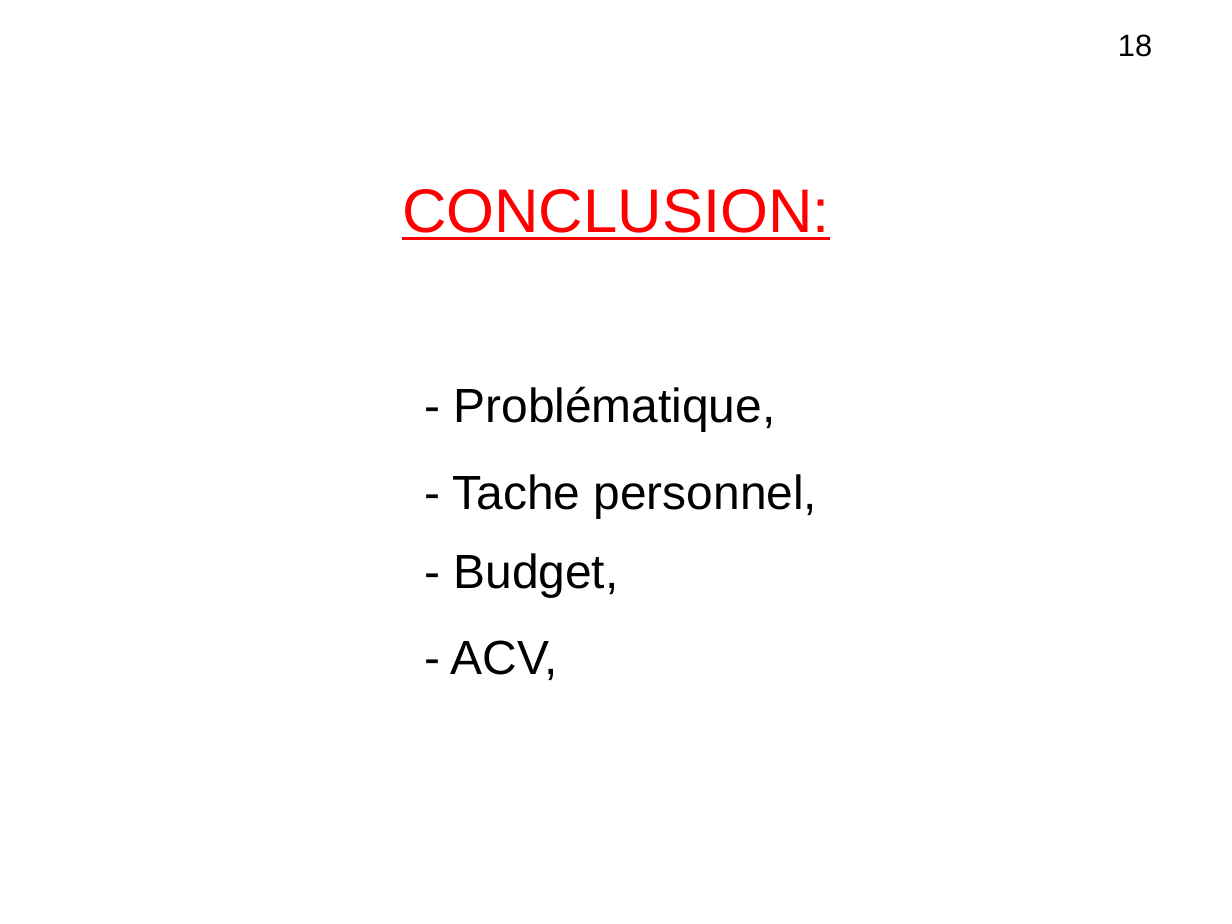
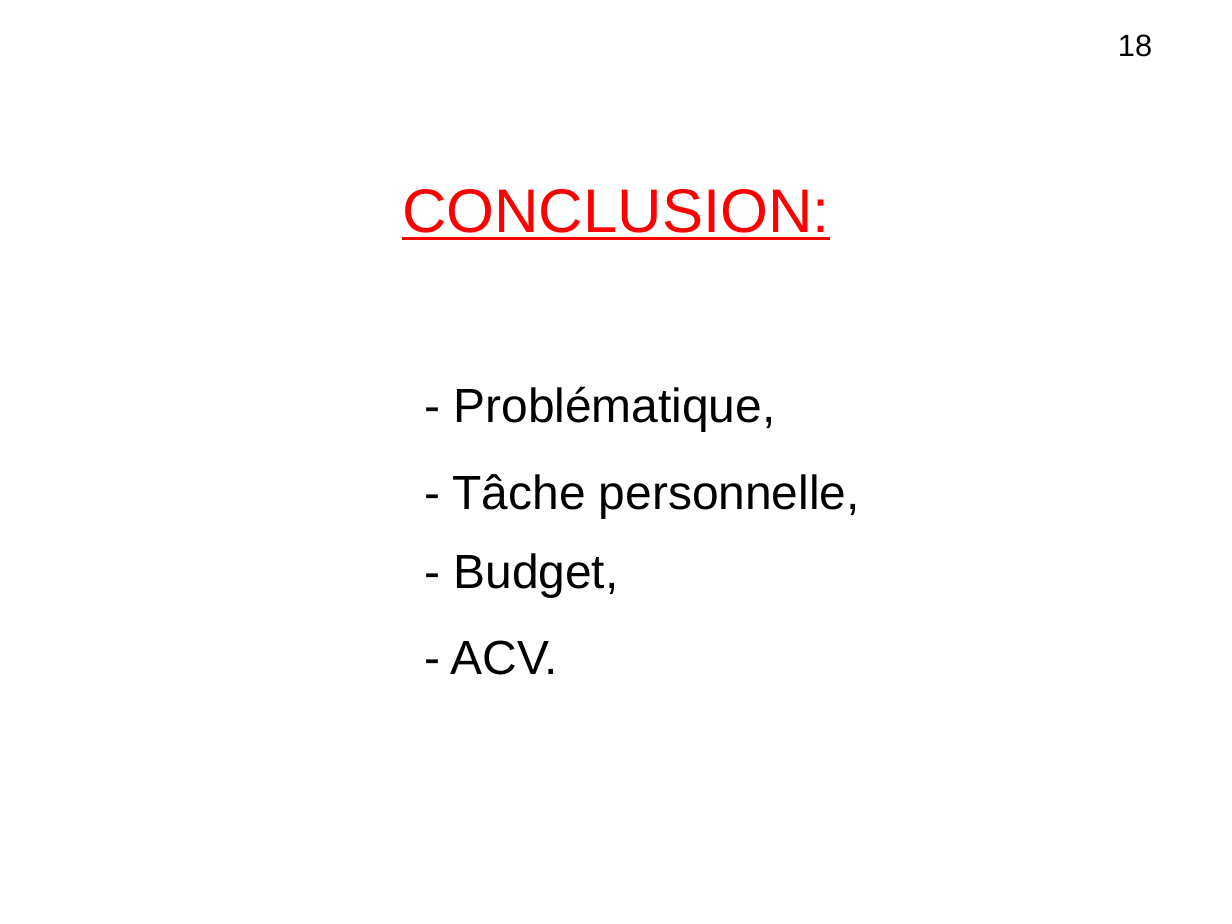
Before and after one commit to lesliesam96/Projet-STI2D, a slide deck: slide 18 of hugo/diapo_R2.odp. Drawn at 1232x924 pixels with LibreOffice and Linux fonts; fonts in the diff are those of the drawing. Boxes give left, top, right and bottom in pixels: in the first picture for what was removed or moved away, otherwise in the second. Text is boxed around its words. In the diff, an @@ line names an element or a change of style, - is before the commit and + after.

```diff
--- a/hugo/diapo_R2.odp
+++ b/hugo/diapo_R2.odp
@@ text at box(453, 474, 860, 519): text changed @@
-- Tache personnel,
+- Tâche personnelle,
@@ text at box(451, 640, 558, 675): text changed @@
-- ACV,
+- ACV.
```
Also in this commit, not shown: 9 other slides changed.
